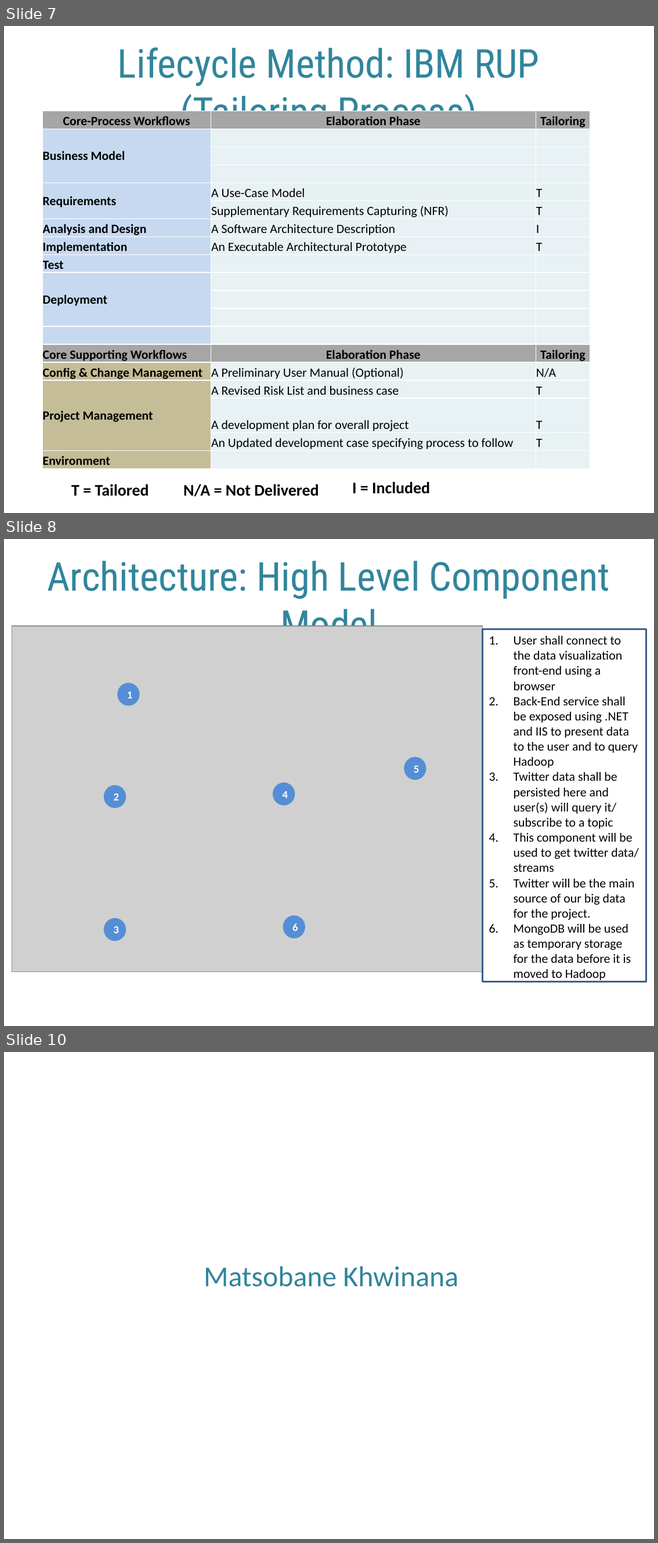
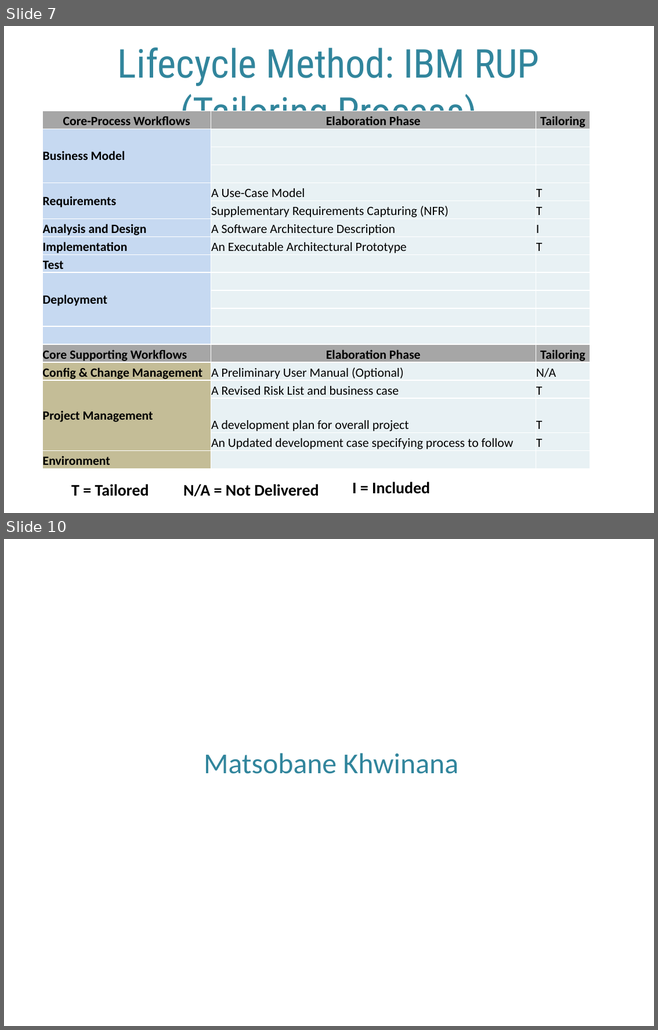
Before and after one commit to garethstephenson/ELEN7046_Group2_2016, a slide deck: documentation/ELEN7046 Group 2 - Group Presention.pptx. Shown one above the other, each under a label of ours: slides 7, 8 and 10 before the commit, slides 7 and 10 after it; the slides between them are not shown. The pictures are 658x1543 and 658x1030 pixels, drawn with LibreOffice and Linux fonts; fonts in the diff are those of the drawing; grey boxes stand for pictures; background and template pictures are left out. Boxes give left, top, right and bottom in pixels: in the first picture for what was removed or moved away, otherwise in the second. Text is boxed around its words. In the diff, an @@ line names an element or a change of style, - is before the commit and + after.

```diff
--- a/documentation/ELEN7046 Group 2 - Group Presention.pptx
+++ b/documentation/ELEN7046 Group 2 - Group Presention.pptx
@@ slide 8 removed at <box>4,539,654,1026</box>, background #FFFFFF @@
@@ title removed at <box>48,560,609,627</box> @@
-Architecture: High Level Component Model
@@ picture removed at <box>12,626,482,972</box> @@
@@ rectangle removed at <box>482,629,646,982</box> @@
-1. User shall connect to the data visualization front-end using a browser
-2. Back-End service shall be exposed using .NET and IIS to present data to the user and to query Hadoop
-3. Twitter data shall be persisted here and user(s) will query it/ subscribe to a topic
-4. This component will be used to get twitter data/ streams
-5. Twitter will be the main source of our big data for the project.
-6. MongoDB will be used as temporary storage for the data before it is moved to Hadoop
@@ ellipse removed at <box>117,683,139,706</box> @@
-1
@@ ellipse removed at <box>404,757,426,780</box> @@
-5
@@ ellipse removed at <box>104,785,126,808</box> @@
-2
@@ ellipse removed at <box>273,783,295,805</box> @@
-4
@@ ellipse removed at <box>104,918,126,941</box> @@
-3
@@ ellipse removed at <box>282,916,305,939</box> @@
-6
```
Also in this commit, not shown: 11 slides changed, 11 slides added, 1 other slide removed.
